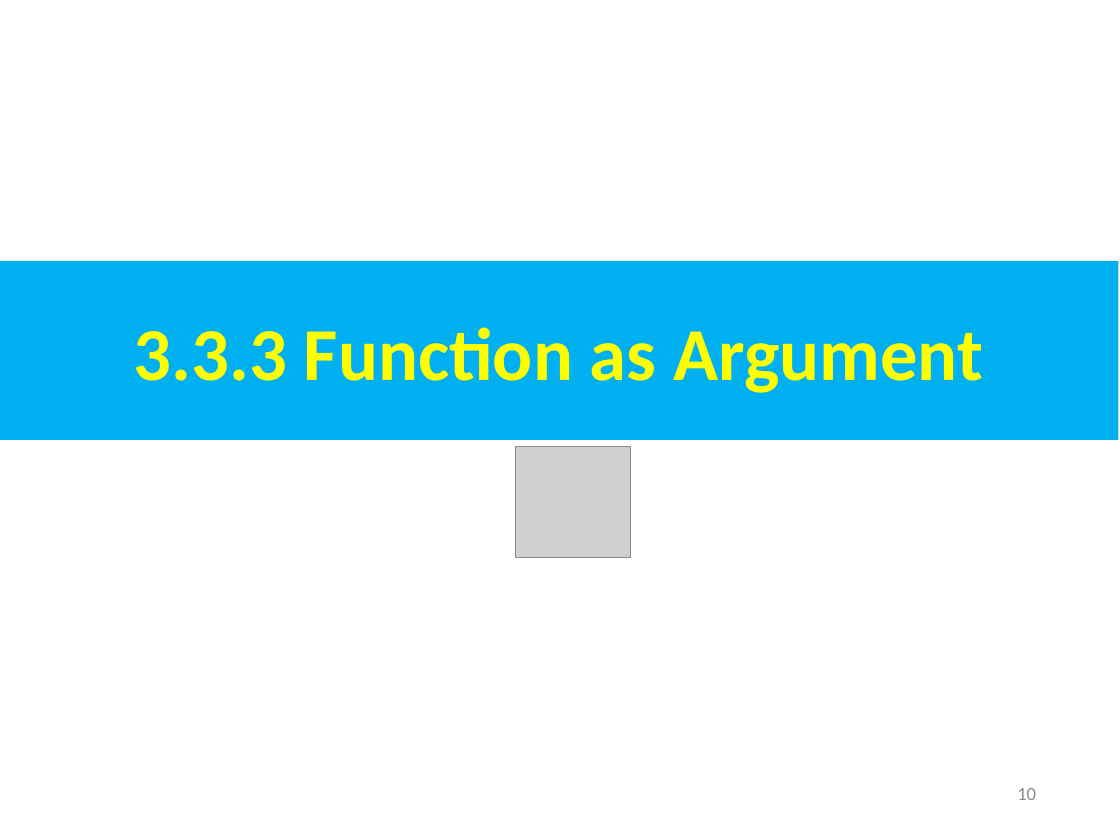
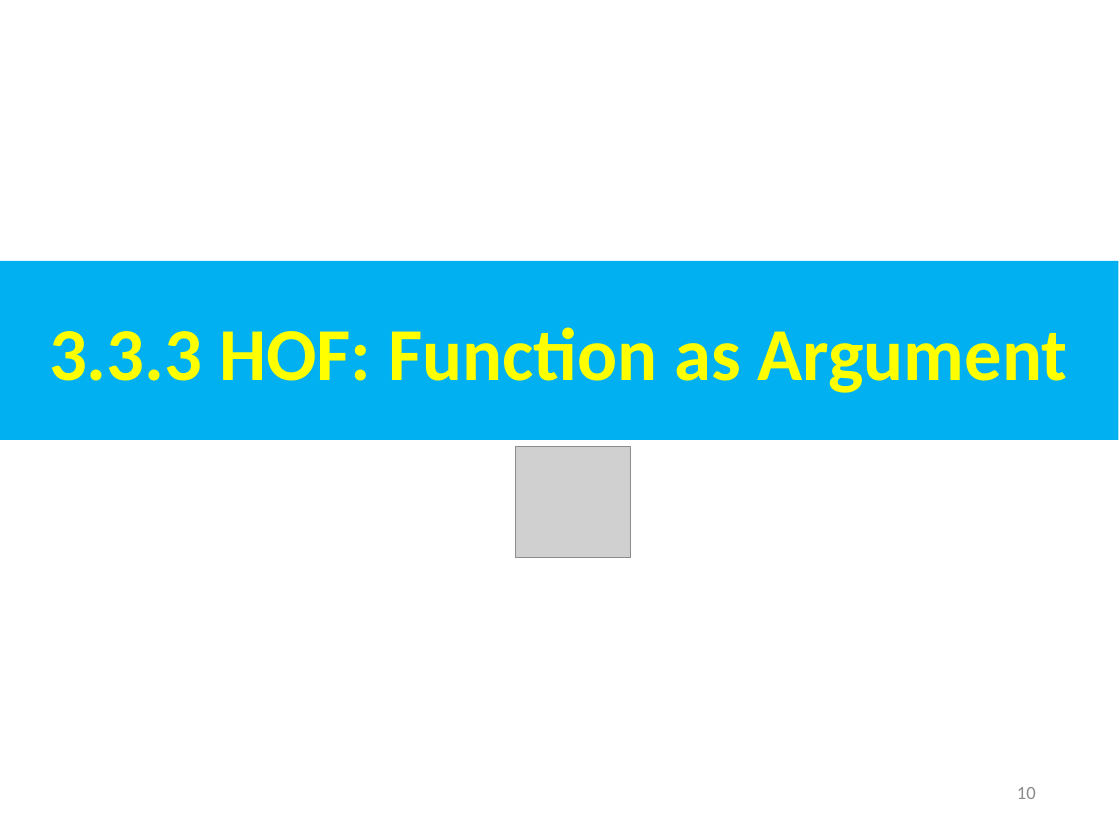
Before and after one commit to peterhchen/AIU_CS800_Chisel, a slide deck: slide 10 of 300_UCB_BC/003.3_HighOrderFunc/000_Video/003.3_HighOrderFunc.ppt. Drawn at 1120x840 pixels with LibreOffice and Linux fonts; fonts in the diff are those of the drawing; grey boxes stand for pictures. Boxes give left, top, right and bottom in pixels: in the first picture for what was removed or moved away, otherwise in the second. Text is boxed around its words. In the diff, an @@ line names an element or a change of style, - is before the commit and + after.

```diff
--- a/300_UCB_BC/003.3_HighOrderFunc/000_Video/003.3_HighOrderFunc.ppt
+++ b/300_UCB_BC/003.3_HighOrderFunc/000_Video/003.3_HighOrderFunc.ppt
@@ text in rectangle at box(49, 327, 1068, 393): text changed @@
-3.3.3 Function as Argument
+3.3.3 HOF: Function as Argument
```
Also in this commit, not shown: 5 other slides changed, 22 slides added.
